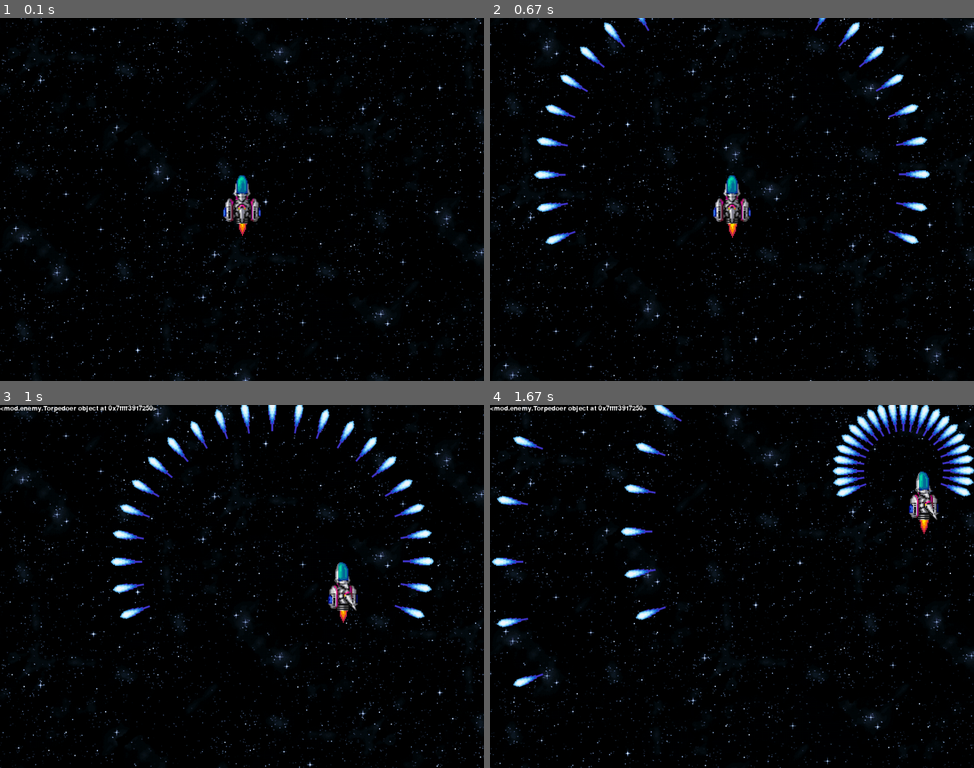
Above: before the commit, frames 1-4 (two rows, left to right).
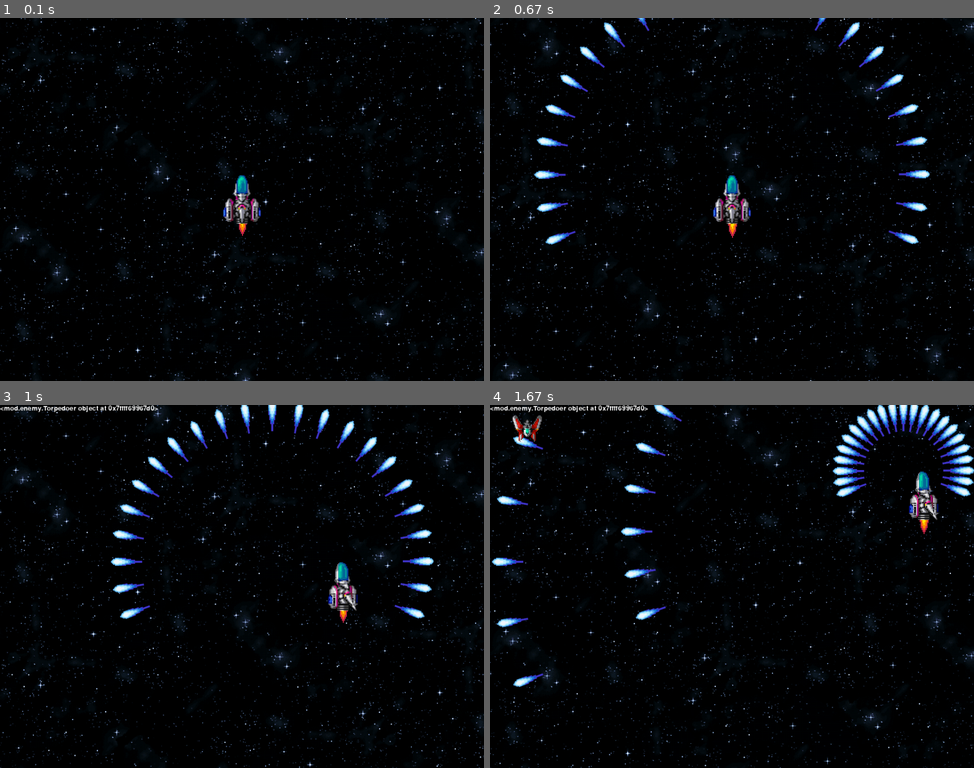
Above: after the commit, the same moments.

Repository: Kimura-Taiki/Python_game_zissen
Game: pygame game, started from Chapter7/rf72.py
Two runs of this game, one before a commit and one after it. Both use one fixed random seed, a clock stepped at 60 frames per second and the inputs below.
Inputs:
- Up to frame 1 (0.1 s): no input
- Up to frame 2 (0.67 s): tap Z at 0.33 s
- Up to frame 3 (1 s): hold Right from 0.67 s (still down); tap Z at 0.73 s
- Up to frame 4 (1.67 s): tap Z at 1.03, 1.23, 1.57 s; release Right at 1.13 s; hold Up 1.17-1.47 s; hold Right from 1.5 s (still down)

Frames 1-2 are identical in both runs. In frame 3, less than 0.1% of the frame differs, in the area x 26-33%, y 0-2%; in frame 4, 0.3%, in the area x 4-33%, y 0-11%.

Commit message:
0722_3:hit_bulletとget_disの両メソッドをConflictクラスへ移管

Diff:
--- /dev/null
+++ b/Chapter7/mod/conflict.py
@@ -0,0 +1,21 @@
+import pygame
+pygame.init()
+from math import cos, sin, radians
+from random import randint
+
+from os.path import dirname
+import sys
+if __name__ == '__main__': sys.path.append(dirname(dirname(__file__)))
+from mod.bullet import Bullet
+from mod.enemy import Enemy
+
+class Conflict():
+
+    @classmethod
+    def hit_bullet_and_enemy(cls, bullets, enemies):
+        for enemy in enemies:
+            enemy.hit(bullets)
+
+
+def get_dis(x1, y1, x2, y2): # 二点間の距離を求める
+    return( (x1-x2)*(x1-x2) + (y1-y2)*(y1-y2) )
--- a/Chapter7/mod/enemy.py
+++ b/Chapter7/mod/enemy.py
@@ -25,11 +25,6 @@
 
     def fire(self): # 弾を発射する、ここでは空処理にする
         pass
-
-    @classmethod
-    def hit_bullet(cls, bullets):
-        for enemy in cls.enemies:
-            enemy.hit(bullets)
 
     def hit(self, bullets): # 自弾とのヒットチェック
         pass
--- a/Chapter7/rf72.py
+++ b/Chapter7/rf72.py
@@ -11,6 +11,7 @@
 from mod.starship import StarShip # 自機関連のクラスを提供
 from mod.bullet import Bullet # 自機ビーム弾関連のクラスを提供
 from mod.enemy import Enemy # 敵関連のクラスを提供
+from mod.conflict import Conflict # 接触時判定の命令を提供
 
 def main(): # メインループ
     global screen, event_mapping
@@ -43,8 +44,10 @@
         # 敵の表示と移動
         Enemy.bring_enemy(tmr=tmr)
         Enemy.move()
-        Enemy.hit_bullet(bullets=Bullet.bullets)
         Enemy.draw(screen=screen)
+
+        # 敵機と自弾の衝突判定
+        Conflict.hit_bullet_and_enemy(bullets=Bullet.bullets, enemies=Enemy.enemies)
 
         # screen.blit(pygame.font.Font(None, size=40).render(str(Enemy.l), True, (255, 255, 255)), [0, 0])
 
